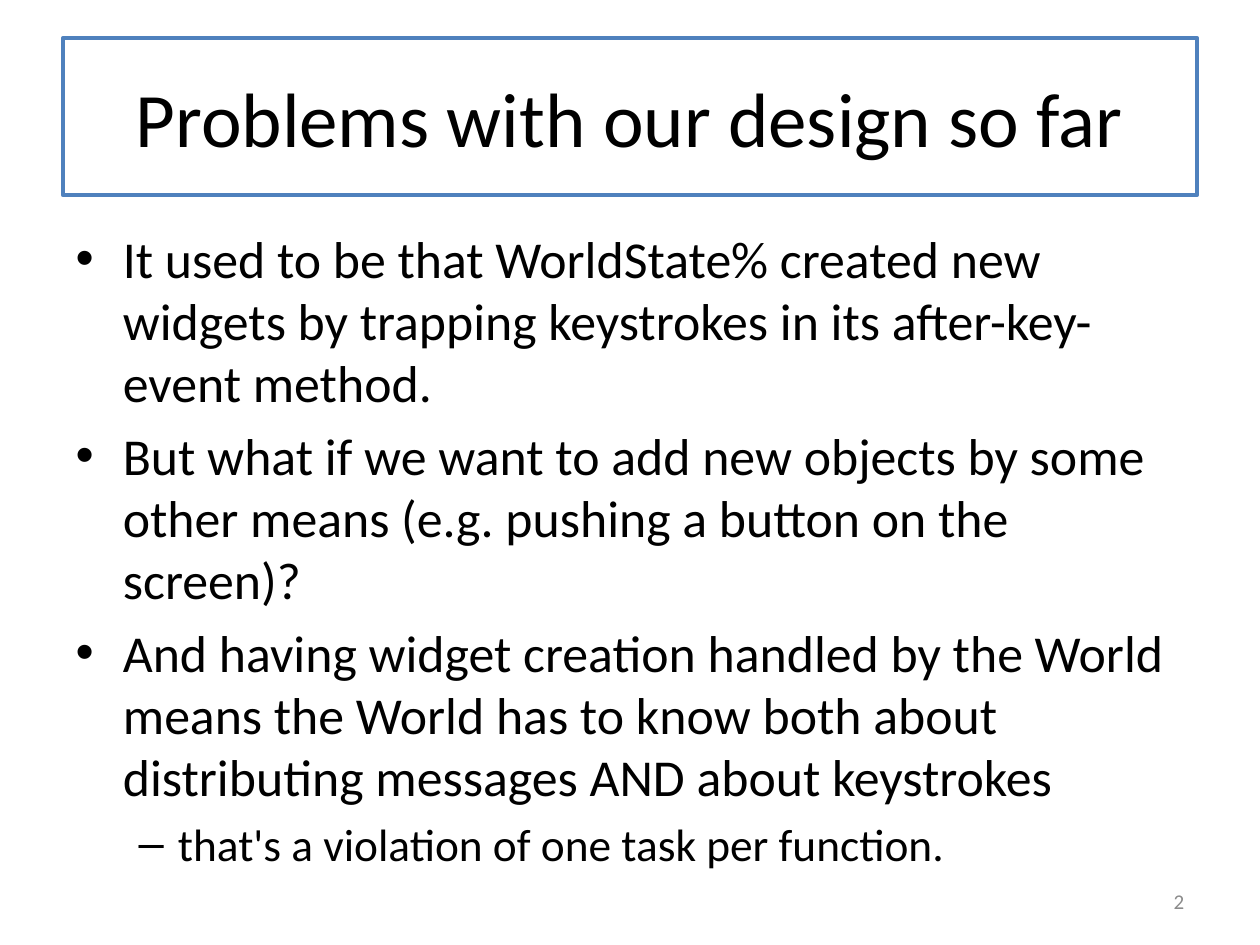
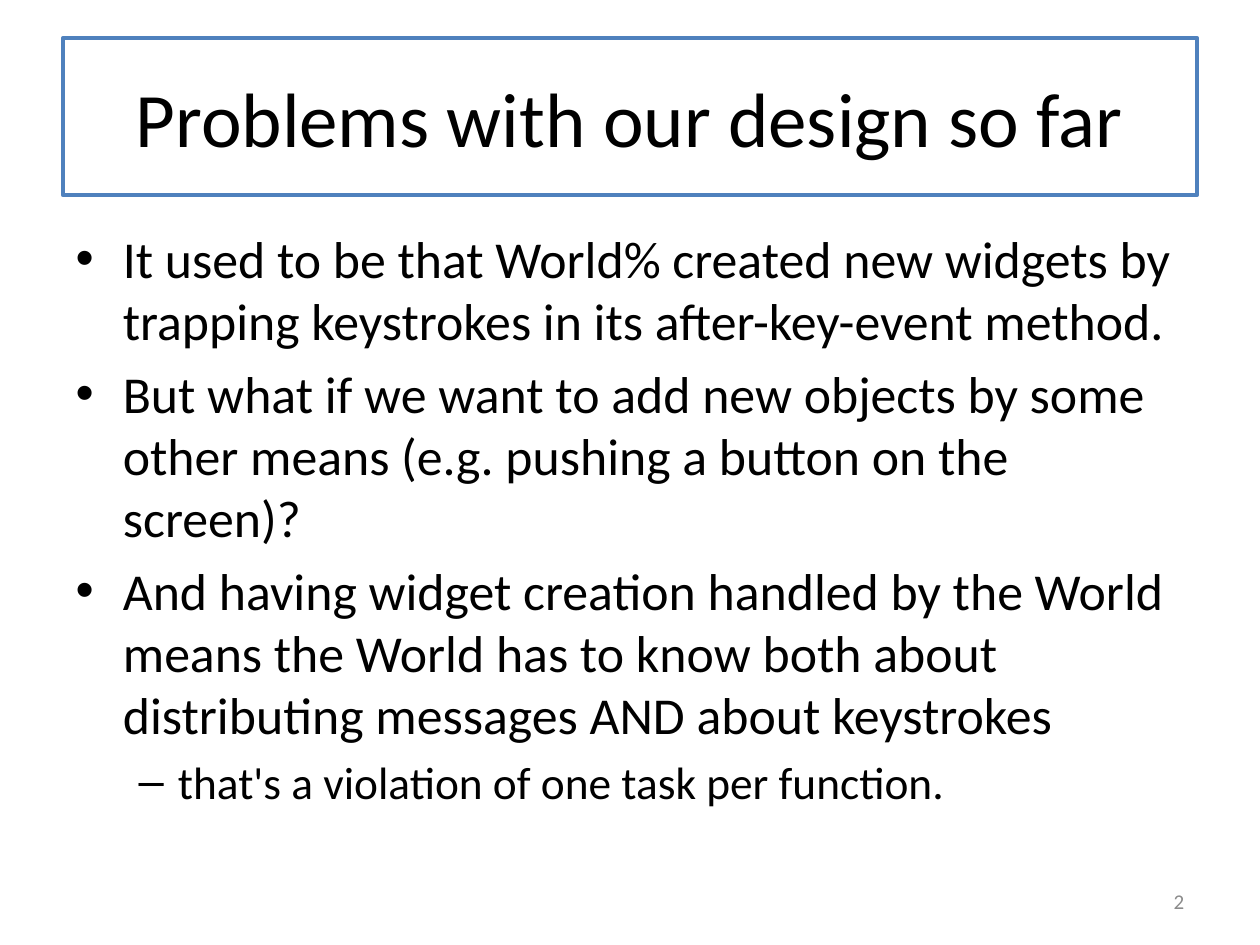
Before and after one commit to mwand/cs5010f16, a slide deck: slide 2 of Slides/Lesson 10.5 Generalizing this Design.pptx. Drawn at 1260x945 pixels with LibreOffice and Linux fonts; fonts in the diff are those of the drawing. Boxes give left, top, right and bottom in pixels: in the first picture for what was removed or moved away, otherwise in the second. Text is boxed around its words. In the diff, an @@ line names an element or a change of style, - is before the commit and + after.

```diff
--- a/Slides/Lesson 10.5 Generalizing this Design.pptx
+++ b/Slides/Lesson 10.5 Generalizing this Design.pptx
@@ text at bbox=[123, 242, 1170, 349]: text changed @@
-• It used to be that WorldState% created new widgets by trapping keystrokes in its after-key-event method.
+• It used to be that World% created new widgets by trapping keystrokes in its after-key-event method.
```
Also in this commit, not shown: 4 other slides changed, 11 other files.
